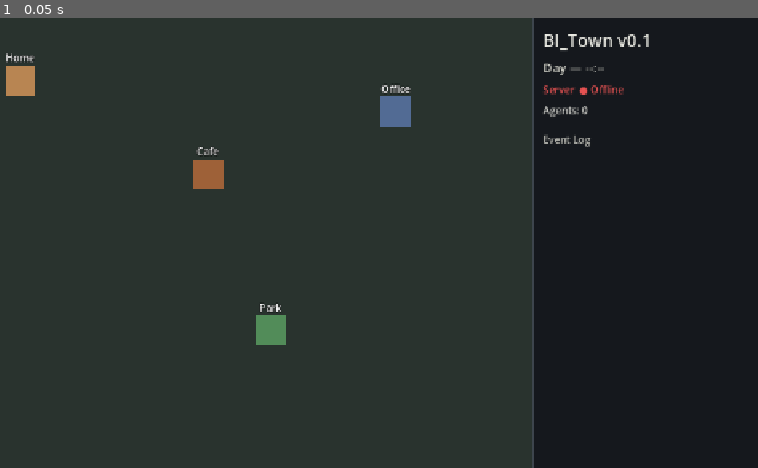
Above: before the commit, frame 1.
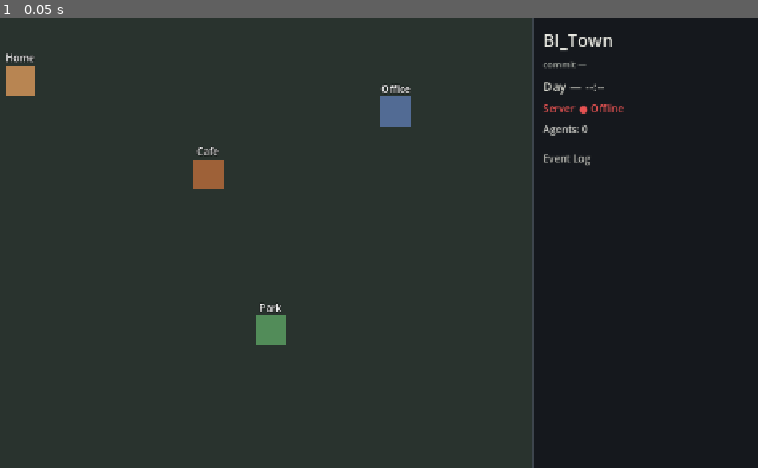
Above: after the commit, the same moment.

Repository: NYCU-Police/BI_Town
Game: Godot game, scene res://scenes/main.tscn
Two runs of this game, one before a commit and one after it. Both use one fixed random seed, a clock stepped at 60 frames per second and the inputs below.
Inputs:
- Up to frame 1 (0.05 s): no input

The runs differ from the first frame. In frame 1, 0.7% of the frame differs, in the area x 71-86%, y 3-33%.

Commit message:
feat: show the running commit on the town HUD
The page should match /api/health so a bad deploy is visible without opening the API.

Co-authored-by: Cursor <cursoragent@cursor.com>

Diff:
--- a/game/scenes/ui/hud.tscn
+++ b/game/scenes/ui/hud.tscn
@@ -38,10 +38,18 @@
 theme_override_constants/separation = 10
 
 [node name="Title" type="Label" parent="Panel/Margin/VBox"]
+unique_name_in_owner = true
 layout_mode = 2
 theme_override_colors/font_color = Color(0.93, 0.93, 0.9, 1)
 theme_override_font_sizes/font_size = 28
-text = "BI_Town v0.1"
+text = "BI_Town"
+
+[node name="BuildLabel" type="Label" parent="Panel/Margin/VBox"]
+unique_name_in_owner = true
+layout_mode = 2
+theme_override_colors/font_color = Color(0.65, 0.67, 0.64, 1)
+theme_override_font_sizes/font_size = 14
+text = "commit —"
 
 [node name="TimeLabel" type="Label" parent="Panel/Margin/VBox"]
 unique_name_in_owner = true
--- a/game/scripts/hud.gd
+++ b/game/scripts/hud.gd
@@ -1,5 +1,7 @@
 extends CanvasLayer
 
+@onready var _title_label: Label = %Title
+@onready var _build_label: Label = %BuildLabel
 @onready var _time_label: Label = %TimeLabel
 @onready var _status_label: Label = %StatusLabel
 @onready var _agents_label: Label = %AgentsLabel
@@ -10,8 +12,11 @@
 
 func _ready() -> void:
 	set_connection(false)
+	_title_label.text = "BI_Town"
+	_build_label.text = "commit —"
 	_time_label.text = "Day — --:--"
 	_agents_label.text = "Agents: 0"
+	_request_health()
 
 
 func apply_snapshot(data: Dictionary) -> void:
@@ -63,6 +68,75 @@
 		_status_label.add_theme_color_override("font_color", Color(0.90, 0.32, 0.32))
 
 
+func _request_health() -> void:
+	var http := HTTPRequest.new()
+	add_child(http)
+	http.request_completed.connect(_on_health_completed)
+	var err := http.request(_health_url())
+	if err != OK:
+		push_error("GET /api/health failed to start: %s" % error_string(err))
+
+
+func _on_health_completed(
+	result: int,
+	response_code: int,
+	_headers: PackedStringArray,
+	body: PackedByteArray,
+) -> void:
+	if result != HTTPRequest.RESULT_SUCCESS or response_code != 200:
+		push_error("GET /api/health failed (result=%s code=%s)" % [result, response_code])
+		return
+	var parsed: Variant = JSON.parse_string(body.get_string_from_utf8())
+	if typeof(parsed) != TYPE_DICTIONARY:
+		push_error("health JSON parse failed")
+		return
+	var data: Dictionary = parsed
+	var service := str(data.get("service", "BI_Town"))
+	var version := str(data.get("version", ""))
+	if version.is_empty():
+		_title_label.text = service
+	else:
+		_title_label.text = "%s v%s" % [service, version]
+	var commit := str(data.get("git_commit", "unknown"))
+	var shown := commit
+	if commit != "unknown" and commit.length() > 7:
+		shown = commit.substr(0, 7)
+	var deployed := str(data.get("deployed_at", "unknown"))
+	_build_label.text = "commit %s\ndeployed %s" % [shown, deployed]
+
+
+func _health_url() -> String:
+	if not OS.has_feature("web"):
+		return "http://127.0.0.1:8000/api/health"
+
+	var override_url := _websocket_override_from_query()
+	if not override_url.is_empty():
+		return _http_health_from_websocket(override_url)
+
+	var location: Variant = JavaScriptBridge.get_interface("location")
+	if location == null:
+		push_error("JavaScriptBridge location unavailable; using desktop health URL")
+		return "http://127.0.0.1:8000/api/health"
+	return "%s//%s/api/health" % [str(location.protocol), str(location.host)]
+
+
+func _websocket_override_from_query() -> String:
+	var raw: Variant = JavaScriptBridge.eval(
+		"decodeURIComponent(new URLSearchParams(window.location.search).get('ws') || '')"
+	)
+	if raw == null:
+		return ""
+	return str(raw).strip_edges()
+
+
+func _http_health_from_websocket(websocket_url: String) -> String:
+	var http_url := websocket_url.replace("wss://", "https://").replace("ws://", "http://")
+	var path_at := http_url.find("/ws")
+	if path_at >= 0:
+		http_url = http_url.substr(0, path_at)
+	return http_url.trim_suffix("/") + "/api/health"
+
+
 func _set_clock(data: Dictionary) -> void:
 	if data.has("day") and data.has("time"):
 		_time_label.text = "Day %s — %s" % [data["day"], data["time"]]
